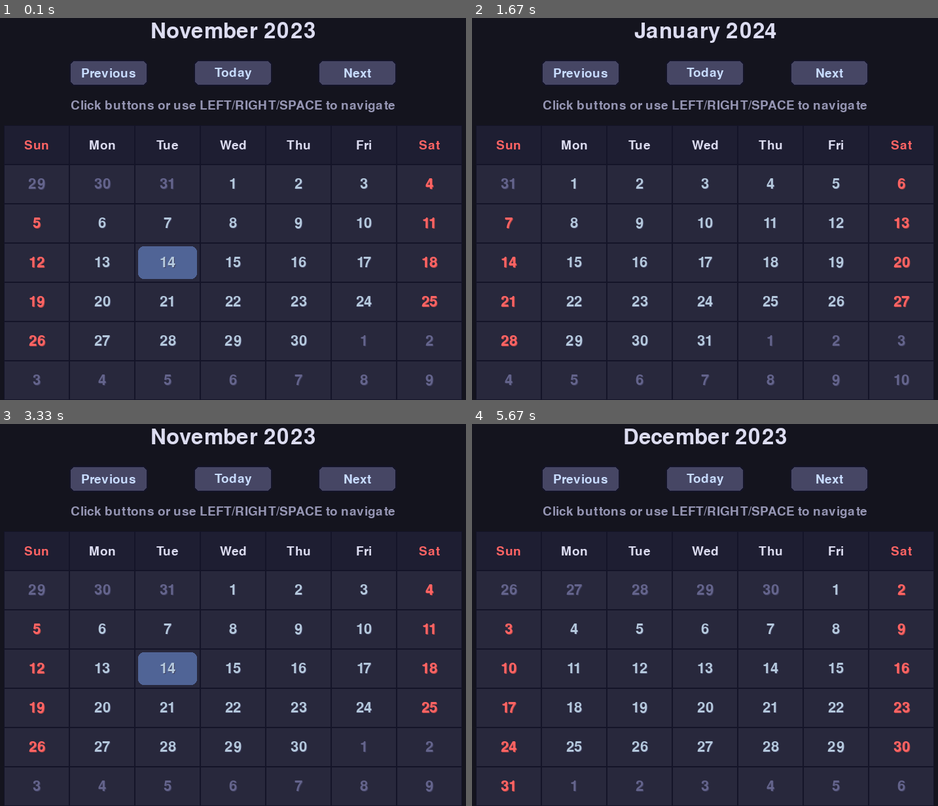
Above: before the commit, frames 1-4 (two rows, left to right).
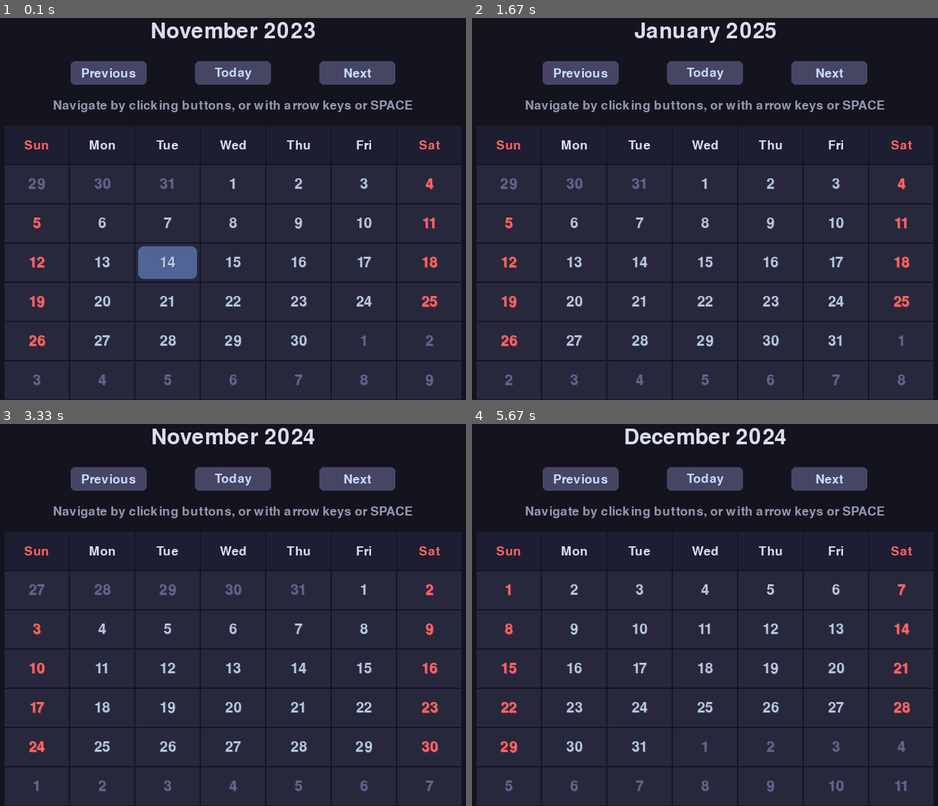
Above: after the commit, the same moments.

Repository: Pac-Dessert1436/Calendar-App-MakeCode-PyGame
Game: pygame game, started from calendar_app.py
Two runs of this game, one before a commit and one after it. Both use one fixed random seed, a clock stepped at 60 frames per second and the inputs below.
Inputs:
- Up to frame 1 (0.1 s): no input
- Up to frame 2 (1.67 s): hold Right 0.33-0.8 s; hold Up 0.83-1.13 s; hold Right 1.17-1.63 s
- Up to frame 3 (3.33 s): hold Left 1.67-2.2 s; hold Down 2.23-2.53 s; hold Left 2.57-2.97 s; hold Up from 3 s (still down)
- Up to frame 4 (5.67 s): release Up at 3.37 s; hold Right 3.4-4.03 s; hold Down 4.07-4.43 s; hold Left 4.47-4.93 s; hold Right 4.97-5.43 s; hold Up from 5.47 s (still down)

The runs differ from the first frame. In frame 1, 1.1% of the frame differs, in the area x 11-89%, y 21-25%; in frame 2, 2.7%; in frame 3, 4.0%, in the area x 6-95%, y 1-97%; in frame 4, 3.5%.

Commit message:
Improve the PyGame edition

Diff:
--- a/calendar_app.py
+++ b/calendar_app.py
@@ -107,7 +107,7 @@
         surface.blit(month_surf, (screen_width//2 -
                      month_surf.get_width()//2, 20))
 
-        hint_text = "Click buttons or use LEFT/RIGHT/SPACE to navigate"
+        hint_text = "Navigate by clicking buttons, or with arrow keys or SPACE"
         hint_surf = small_font.render(hint_text, True, (150, 150, 180))
         surface.blit(hint_surf, (screen_width//2 -
                      hint_surf.get_width()//2, 140))
@@ -222,12 +222,21 @@
 
     def check_keydown(self, event):
         match event.key:
+            case pygame.K_UP:
+                self.current_date = self.current_date.replace(
+                    year=self.current_date.year+1)
+                self.clamp_year_num()
+            case pygame.K_DOWN:
+                self.current_date = self.current_date.replace(
+                    year=self.current_date.year-1)
+                self.clamp_year_num()
             case pygame.K_LEFT:
                 self.prev_month()
             case pygame.K_RIGHT:
                 self.next_month()
             case pygame.K_SPACE:
                 self.go_today()
+
 
     def handle_events(self):
         mouse_pos = pygame.mouse.get_pos()
Not shown, changed: README.md
Binary file changed: screenshot_B.png
